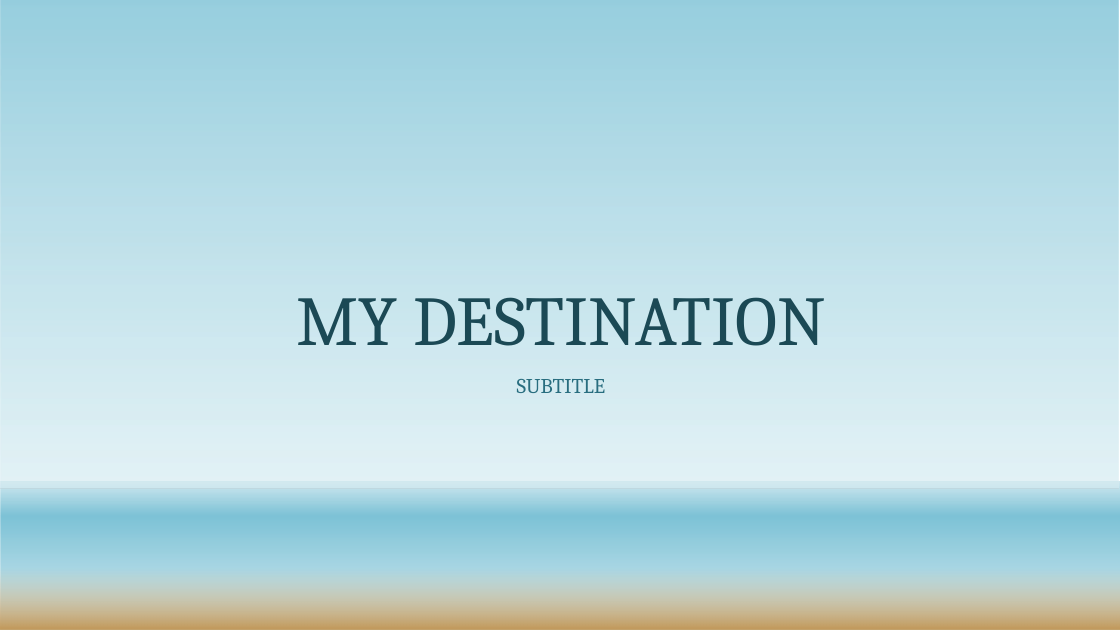
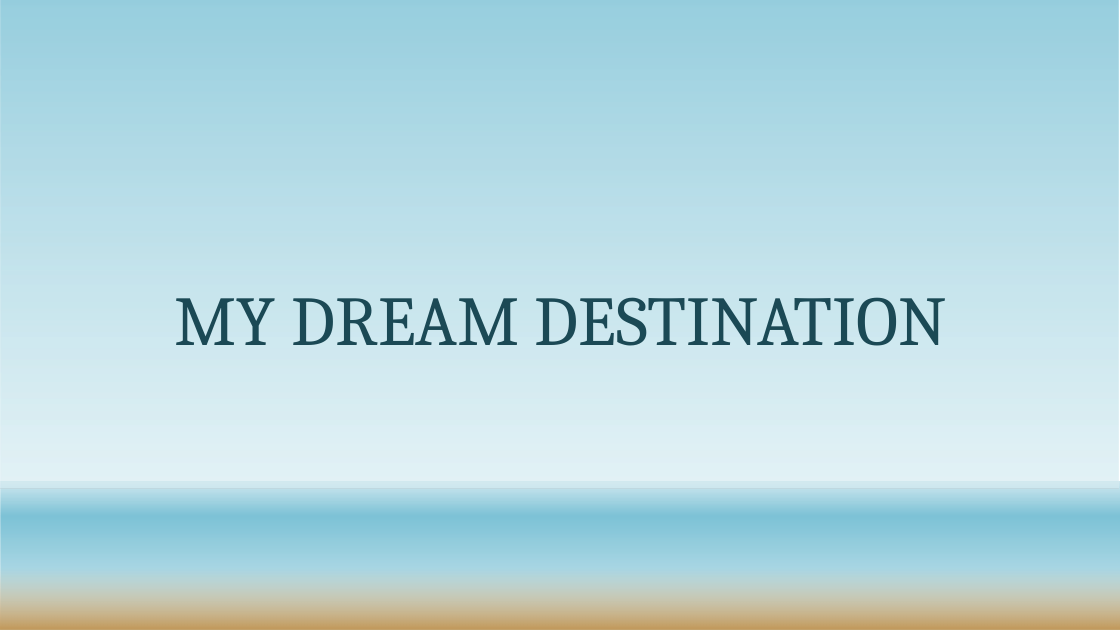
Before and after one commit to justinekyle123/My_ppt_FINAL_nani, a slide deck: slide 1 of Necesario.PPT.pptx. Drawn at 1120x630 pixels with LibreOffice and Linux fonts; fonts in the diff are those of the drawing; background and template pictures are left out. Boxes give left, top, right and bottom in pixels: in the first picture for what was removed or moved away, otherwise in the second. Text is boxed around its words. In the diff, an @@ line names an element or a change of style, - is before the commit and + after.

```diff
--- a/Necesario.PPT.pptx
+++ b/Necesario.PPT.pptx
@@ title at (x1=175, y1=297, x2=947, y2=346): text changed @@
-MY DESTINATION
+MY DREAM DESTINATION
@@ subtitle removed at (x1=517, y1=379, x2=605, y2=393) @@
-SUBTITLE
```
Also in this commit, not shown: 1 other slide changed, 7 slides added, 9 slides removed.
